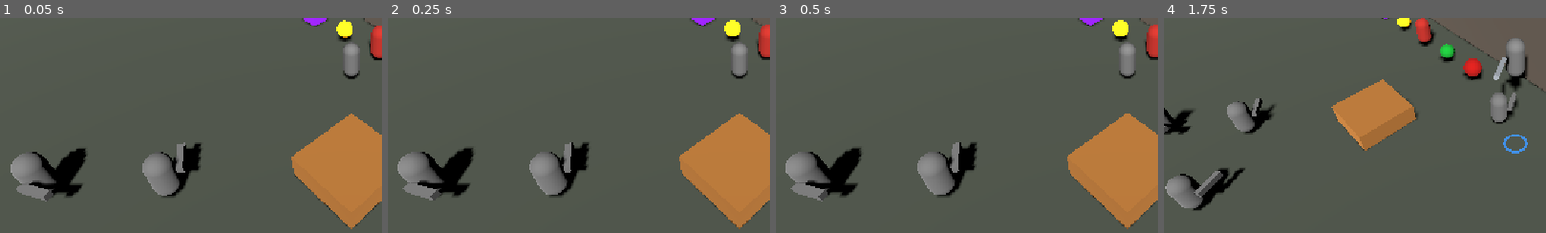
Above: before the commit, frames 1-4 (left to right).
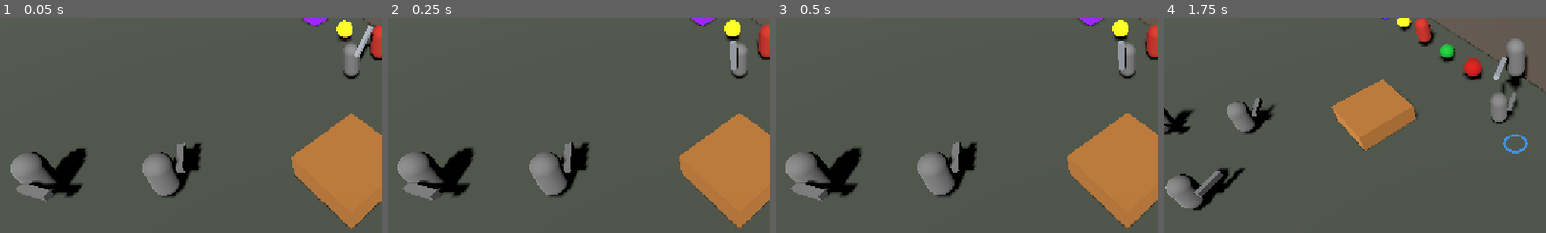
Above: after the commit, the same moments.

Repository: M1GUEs2000/Egoist-V2-Godot
Game: Godot game, scene res://world/test_scene.tscn
Same seed, same stepped clock (60 frames per second), same inputs: the game is played once before the commit and once after it.
Inputs (mouse positions are % of the whole screen's width and height, from its top left):
- Up to frame 1 (0.05 s): no input
- Up to frame 2 (0.25 s): no input
- Up to frame 3 (0.5 s): no input
- Up to frame 4 (1.75 s): move the mouse to (72, 45) at 0.52 s; press the mouse at (72, 45) at 0.53 s; hold D (move_right) 0.53-1.28 s; tap Space (jump) at 0.77, 1.52 s; right-click (72, 45) at 0.8 s; move the mouse to (30, 55) at 1.27 s; release the mouse at (30, 55) at 1.28 s; hold S (move_down) from 1.28 s (still down); right-click (30, 55) at 1.35 s; click (30, 55) at 1.55 s
The pictures show only the part of the screen within x 4-54%, y 37-87%; the shares and areas given below are measured in that part.

The runs differ from the first frame. In frame 1, 0.3% of the frame differs, in the area x 92-98%, y 3-20%; in frame 2, 0.3%; in frame 3, 0.3%; in frame 4, nothing differs.

Commit message:
fix(combat): rutinas cancelables y niveles de carga deterministas del Mazo
Seis bugs de los commits de hoy (b3bd17a..6e15d5d), encontrados revisando
con /godot-best-practices. Ninguno cambia el diseno: hacen que el codigo
cumpla lo que la boveda ya describia.

- InputBuffer.held_duration() medía hasta el flush del buffer, no hasta el
  release. Soltar un cargado mid-swing sumaba hasta buffer_time (0.15s) al
  tiempo sostenido y podia regalar un nivel de carga. Ahora la duracion se
  fija al disparar el hold (_held_at_fire).
- Las rutinas cargadas del Mazo usaban ids propios que ni cancel_routines()
  ni run_combo_chain invalidaban: un tap X durante las vueltas corria el
  combo terrestre ENCIMA de ellas, ambos pisando el hitbox y el Pivot.
  Unificado bajo _routine_id (begin_routine / is_routine_current).
- Cancelar una rutina cargada dejaba el hitbox con damage 0.0 o el stun
  congelante puestos para siempre. Nuevo WeaponBase.reset_hit_profile(),
  llamado al ENTRAR a cada ataque (quien cancela ya es dueno del hitbox).
- La ventana de sweet spot del launcher no tenia id-guard: hold Y + tap X
  disparaba el launcher medio segundo despues, en medio del combo.
- _play_spin() tweeneaba con swing_time ignorando charged_spin_time, que el
  propio MaceTuning documenta como independiente. El tween nunca completaba.
- _push_target() llamaba has_method() sobre enemigos ya liberados.

Ademas: PlayerCombat dejaba al jugador sin arma visible hasta el primer
ataque (_active_weapon arranca en null y _refresh_weapon_visibility lo
exigia). Cae a slot_x.

NO se corrio la verificacion headless que exige METODOLOGIA.md: no hay
Godot en esta maquina. Falta --import, --quit-after 2 y smoke_test.

Co-Authored-By: Claude Opus 4.8 <noreply@anthropic.com>

Diff:
--- a/combat/input_buffer.gd
+++ b/combat/input_buffer.gd
@@ -19,10 +19,20 @@
 var _charge_then_release := false
 var _tap_action := Callable()
 var _hold_action := Callable()
+## Cuánto se sostuvo el press, medido en el instante en que se disparó el hold
+## (-1 = todavía apretado, sigue contando). Es una duración, nada que ver con el
+## "congelado" del Mazo (eso es un StunSettings, ver MaceTuning.charged_freeze_stun).
+var _held_at_fire := -1.0
 
-## Segundos crudos desde el press (sin saturar en hold_threshold). Lo usa el arma
-## para resolver niveles de carga más allá del primer umbral (ver Mazo).
+## Segundos crudos que se mantuvo el press (sin saturar en hold_threshold). Lo usa el
+## arma para resolver niveles de carga más allá del primer umbral (ver Mazo).
+## Deja de contar al disparar el hold: si ese hold quedó bufferizado (soltar mid-swing,
+## regla 2), el arma lee lo que el jugador SOSTUVO de verdad y no los hasta buffer_time
+## extra que el buffer tardó en soltarlo — si no, soltar al ras de un umbral de carga
+## regalaba un nivel según qué tan ocupado estuviera el player.
 func held_duration() -> float:
+	if _held_at_fire >= 0.0:
+		return _held_at_fire
 	return World.now() - _press_time
 
 ## 0→1 mientras carga, se queda en 1 tras disparar hold, vuelve a 0 al soltar.
@@ -36,6 +46,7 @@
 ## Llamar en el pressed de la acción de input.
 func press(tap_action: Callable, hold_action: Callable) -> void:
 	_press_time = World.now()
+	_held_at_fire = -1.0
 	_hold_fired = false
 	_execute_on_release = false
 	_charge_then_release = false
@@ -47,6 +58,7 @@
 ## Nada al press; al soltar decide tap o hold según cuánto se mantuvo.
 func press_on_release(tap_action: Callable, hold_action: Callable) -> void:
 	_press_time = World.now()
+	_held_at_fire = -1.0
 	_hold_fired = false
 	_execute_on_release = true
 	_charge_then_release = false
@@ -57,6 +69,7 @@
 ## al soltar dispara el hold (cargado). El tap ya ocurrió, no se repite.
 func press_then_charge(tap_action: Callable, hold_action: Callable) -> void:
 	_press_time = World.now()
+	_held_at_fire = -1.0
 	_hold_fired = false
 	_execute_on_release = false
 	_charge_then_release = true
@@ -66,10 +79,12 @@
 
 ## Llamar en el released de la acción de input.
 func release() -> void:
+	var held := World.now() - _press_time
 	if _execute_on_release:
-		var charged := World.now() - _press_time >= hold_threshold
-		_try_execute(_hold_action if charged else _tap_action)
-	elif _charge_then_release and World.now() - _press_time >= hold_threshold:
+		_held_at_fire = held
+		_try_execute(_hold_action if held >= hold_threshold else _tap_action)
+	elif _charge_then_release and held >= hold_threshold:
+		_held_at_fire = held
 		_try_execute(_hold_action)  # tap ya salió en press; al soltar tras cargar, el cargado
 
 	_hold_action = Callable()
@@ -91,6 +106,7 @@
 	if not _execute_on_release and not _charge_then_release and not _hold_fired \
 			and _hold_action.is_valid() and World.now() - _press_time >= hold_threshold:
 		_hold_fired = true
+		_held_at_fire = World.now() - _press_time
 		_buffered = Callable()  # cancela el tap bufferizado si no ejecutó aún
 		_try_execute(_hold_action)
 
--- a/combat/weapons/mace/mace.gd
+++ b/combat/weapons/mace/mace.gd
@@ -11,9 +11,10 @@
 const STEP_COUNT := 3
 const WAIT_BRANCH_EXTRA_STEPS := 2  # rama espera: 3 smashes en vez de 1 (steps 3-4-5)
 
-var _charge_hit_id := 0
-var _launcher_second_hit_open := false
-var _air_smash_id := 0
+## Rutina dueña de la ventana de sweet spot del launcher (0 = ninguna abierta). Es el
+## id de rutina, no un bool: así cualquier otro ataque la invalida al arrancar y el
+## launcher degradado no se dispara solo en medio del combo siguiente.
+var _launcher_window_id := 0
 
 @onready var _launcher_hitbox: Hitbox = $LauncherHitbox
 
@@ -54,6 +55,7 @@
 		return
 	if try_queue_combo(&"ground"):
 		return
+	reset_hit_profile()
 	run_combo_chain(&"ground", STEP_COUNT, tuning.swing_time, _t().combo_window,
 			2, _t().ground_wait_branch_threshold, _begin_ground_step, Callable(),
 			WAIT_BRANCH_EXTRA_STEPS)
@@ -79,7 +81,6 @@
 ## X cargado: `level` vueltas completas (bóveda: 1/2/3 cargas = 1/2/3 vueltas). En
 ## el aire cae con AOE en vez de girar (ver _aerial_charged_x).
 func _hold_x(level: int) -> void:
-	cancel_routines()
 	if _player.is_airborne():
 		_aerial_charged_x(level >= _t().max_charge_level)
 	else:
@@ -88,33 +89,36 @@
 ## El golpe final de la secuencia de vueltas es el que hace daño/knockback real. Si
 ## llegó al nivel máximo (sweet spot), las vueltas intermedias congelan en vez de
 ## empujar — bóveda: "los enemigos que pega quedan congelados hasta la última vuelta".
+## No restaura el hitbox al salir: si otra rutina la invalidó, ella ya es la dueña; el
+## perfil lo resetea la entrada del ataque siguiente (reset_hit_profile).
 func _run_charged_spins(level: int) -> void:
 	var t := _t()
-	_charge_hit_id += 1
-	var id := _charge_hit_id
+	var id := begin_routine()
+	reset_hit_profile()
 	var sweet_spot := level >= t.max_charge_level
 	_player.hold_airborne_for_attack()
 	for spin in range(1, level + 1):
-		_play_spin()
+		_play_spin(t.charged_spin_time)
 		var finisher := spin == level
 		_set_hitbox_stun(t.charged_freeze_stun if (sweet_spot and not finisher) else t.charged_final_stun)
 		_blade_hitbox.damage = t.charged_hit_damage if finisher else (0.0 if sweet_spot else 1.0)
 		begin_damage_window(t.charged_spin_time)
 		ComboTracker.register_hit()
 		await wait_seconds(t.charged_spin_time)
-		if id != _charge_hit_id:
+		if not is_routine_current(id):
 			return
-	_set_hitbox_stun(tuning.stun)
-	_blade_hitbox.damage = 1.0
+	reset_hit_profile()
 
 # ---- Personalidad Y: launcher omnidireccional + sweet spot de 2 golpes ----
 
 ## Un tap normal, salvo que haya un launcher terrestre esperando confirmación (ver
 ## _hold_y): ahí este tap ES el segundo golpe del sweet spot y dispara el launcher.
 func _tap_y() -> void:
-	if _launcher_second_hit_open:
+	if _launcher_window_is_open():
 		_confirm_launcher_second_hit()
 		return
+	begin_routine()
+	reset_hit_profile()
 	swing(_t().strike_angle)
 	_player.attack_step(tuning.swing_time)
 	_player.hold_airborne_for_attack()
@@ -127,94 +131,110 @@
 	if _player.is_airborne():
 		_aerial_hold_y(level >= _t().max_charge_level)
 		return
+	var id := begin_routine()
+	reset_hit_profile()
 	swing_up(_t().strike_angle)
 	begin_damage_window(tuning.swing_time)
 	ComboTracker.register_hit()
-	_open_launcher_second_hit_window()
+	_open_launcher_second_hit_window(id)
 
 ## Sweet spot (bóveda: "hace dos golpes para subirlos al aire"): un segundo tap Y
 ## dentro de esta ventana confirma y lanza ya; si expira sin confirmar, lanza igual
 ## con un solo golpe (degradado, mismo criterio que usan los cargados sin meter).
-func _open_launcher_second_hit_window() -> void:
-	_launcher_second_hit_open = true
+## Si otro ataque arrancó mientras tanto, la ventana muere con su rutina: nada de
+## lanzar al jugador medio segundo después, en medio del combo que la interrumpió.
+func _open_launcher_second_hit_window(id: int) -> void:
+	_launcher_window_id = id
 	await wait_seconds(_t().launcher_second_hit_window)
-	if not _launcher_second_hit_open:
-		return  # ya lo confirmó un segundo tap
-	_launcher_second_hit_open = false
+	if _launcher_window_id != id or not is_routine_current(id):
+		return  # ya lo confirmó un segundo tap, u otro ataque invalidó la rutina
+	_launcher_window_id = 0
+	_run_launcher()
+
+func _launcher_window_is_open() -> bool:
+	return _launcher_window_id != 0 and is_routine_current(_launcher_window_id)
+
+func _confirm_launcher_second_hit() -> void:
+	_launcher_window_id = 0
+	swing_up(_t().strike_angle)
+	begin_damage_window(tuning.swing_time)
+	ComboTracker.register_hit()
+	_run_launcher()
+
+func _run_launcher() -> void:
 	run_launcher_window(_launcher_hitbox, _t().launcher_height, _t().launcher_hang_time,
 			_t().launcher_hitbox_duration)
 
-func _confirm_launcher_second_hit() -> void:
-	_launcher_second_hit_open = false
-	swing_up(_t().strike_angle)
-	begin_damage_window(tuning.swing_time)
-	ComboTracker.register_hit()
-	run_launcher_window(_launcher_hitbox, _t().launcher_height, _t().launcher_hang_time,
-			_t().launcher_hitbox_duration)
-
 # ---- Aéreo (moves puntuales, no son combo encadenado: ver Combate/Mazo) ----
 
 ## X sin carga: golpe con empuje hacia adelante.
 func _aerial_tap_x() -> void:
+	var id := begin_routine()
+	reset_hit_profile()
 	swing(_t().combo_swing_angle)
 	_player.notify_aerial_attack(tuning.swing_time)
 	begin_damage_window(tuning.swing_time)
 	ComboTracker.register_hit()
 	await wait_seconds(tuning.swing_time)
-	for hurtbox in _window_hits:
-		_push_target(hurtbox, tuning.air_push)
+	if not is_routine_current(id):
+		return  # otro ataque ya repobló _window_hits: sus golpeados no son nuestros
+	_push_window_hits()
 
 ## X cargado: caída forzada con AOE ("ground pound"); sweet spot con vuelta final
 ## que congela y mantiene al jugador (y a los golpeados) en el aire.
 func _aerial_charged_x(sweet_spot: bool) -> void:
 	var t := _t()
-	_air_smash_id += 1
-	var id := _air_smash_id
+	var id := begin_routine()
+	reset_hit_profile()
 	_player.notify_aerial_attack(tuning.swing_time)
 	_player.vertical_velocity = -absf(t.air_smash_fall_speed)
-	_set_hitbox_stun(tuning.stun)
-	_blade_hitbox.damage = t.charged_hit_damage
-	if _air_disc_hitbox != null:
-		_air_disc_hitbox.damage = t.charged_hit_damage
+	_set_hitbox_damage(t.charged_hit_damage)
 	begin_damage_window(tuning.swing_time)
 	ComboTracker.register_hit()
 	await wait_seconds(tuning.swing_time)
-	if id != _air_smash_id:
+	if not is_routine_current(id):
 		return
 	if sweet_spot:
-		_play_spin()
+		_play_spin(t.charged_spin_time)
 		_set_hitbox_stun(t.air_freeze_stun)
 		begin_damage_window(t.charged_spin_time)
 		ComboTracker.register_hit()
 		_player.notify_aerial_attack(t.air_freeze_extra_hang_time)
 		await wait_seconds(t.charged_spin_time)
-		if id != _air_smash_id:
+		if not is_routine_current(id):
 			return
-		_set_hitbox_stun(tuning.stun)
-	_blade_hitbox.damage = 1.0
-	if _air_disc_hitbox != null:
-		_air_disc_hitbox.damage = 1.0
+	reset_hit_profile()
 
 ## Y cargado aéreo: vueltas que empujan a los lados; sweet spot congela y da más
 ## tiempo airborne (bóveda: "a ti también te da más tiempo airborne").
 func _aerial_hold_y(sweet_spot: bool) -> void:
 	var t := _t()
+	var id := begin_routine()
+	reset_hit_profile()
 	_player.notify_aerial_attack(t.charged_spin_time)
-	_play_spin()
+	_play_spin(t.charged_spin_time)
 	_set_hitbox_stun(t.air_freeze_stun if sweet_spot else tuning.stun)
 	begin_damage_window(t.charged_spin_time)
 	ComboTracker.register_hit()
 	await wait_seconds(t.charged_spin_time)
+	if not is_routine_current(id):
+		return
 	if sweet_spot:
 		_player.notify_aerial_attack(t.air_freeze_extra_hang_time)
 	else:
-		for hurtbox in _window_hits:
+		_push_window_hits()
+	reset_hit_profile()
+
+## Empuja a los golpeados de la ventana recién cerrada. Copia la lista (el push puede
+## disparar reacciones que abran otra ventana) y saltea lo que ya murió y se liberó.
+func _push_window_hits() -> void:
+	for hurtbox in _window_hits.duplicate():
+		if is_instance_valid(hurtbox):
 			_push_target(hurtbox, tuning.air_push)
-	_set_hitbox_stun(tuning.stun)
 
 func _push_target(hurtbox: Hurtbox, settings: PushSettings) -> void:
 	var target: Node = hurtbox.owner_node
-	if target.has_method("push"):
+	if is_instance_valid(target) and target.has_method("push"):
 		target.call("push", _player.forward(), settings)
 
 ## Sincroniza el stun de la hoja y el disco aéreo (ambos activos en el aire): así un
@@ -224,6 +244,11 @@
 	if _air_disc_hitbox != null:
 		_air_disc_hitbox.stun = s
 
+func _set_hitbox_damage(damage: float) -> void:
+	_blade_hitbox.damage = damage
+	if _air_disc_hitbox != null:
+		_air_disc_hitbox.damage = damage
+
 func _t() -> MaceTuning:
 	return tuning as MaceTuning
 
--- a/combat/weapons/weapon_base.gd
+++ b/combat/weapons/weapon_base.gd
@@ -107,10 +107,9 @@
 func run_combo_chain(kind: StringName, steps: int, step_time: float, chain_window: float,
 		branch_step: int, branch_threshold: float,
 		begin_step: Callable, finish := Callable(), wait_branch_extra_steps := 0) -> void:
+	var id := begin_routine()
 	_combo_playing = true
 	_combo_kind = kind
-	_routine_id += 1
-	var id := _routine_id
 	var wait_branch := false
 	var total_steps := steps
 
@@ -313,10 +312,14 @@
 	_swing_tween.tween_property(_pivot, "quaternion", to, tuning.swing_time)
 	_swing_tween.tween_callback(_reset_pivot)
 
-func _play_spin() -> void:
+## Vuelta completa. `duration` < 0 → dura lo que un swing normal; las vueltas del X
+## cargado del Mazo pasan su propio charged_spin_time (si no, el tween queda a medio
+## girar cuando arranca la vuelta siguiente).
+func _play_spin(duration := -1.0) -> void:
 	_kill_swing_tween()
+	var spin_time := duration if duration > 0.0 else tuning.swing_time
 	_swing_tween = create_tween()
-	_swing_tween.tween_method(_set_spin_angle, 0.0, TAU, tuning.swing_time)
+	_swing_tween.tween_method(_set_spin_angle, 0.0, TAU, spin_time)
 	_swing_tween.tween_callback(_reset_pivot)
 
 func _set_spin_angle(angle: float) -> void:
@@ -331,12 +334,34 @@
 
 # ---- Helpers ----
 
-## Invalida las rutinas en curso (combos): cada una chequea su id tras cada await.
-func cancel_routines() -> void:
+## Arranca una rutina cancelable: invalida cualquier otra en curso (combo, vueltas
+## cargadas, ventanas de sweet spot) y devuelve el id con el que hay que chequear tras
+## cada await (`is_routine_current`). TODA entrada de ataque debe pasar por acá: si una
+## rutina vieja sobrevive, sigue pisando el hitbox y el Pivot de la que arrancó recién.
+func begin_routine() -> int:
 	_routine_id += 1
 	_combo_playing = false
 	_combo_window_open = false
 	_combo_kind = &""
+	return _routine_id
+
+## False si otra rutina arrancó mientras esta esperaba: hay que retornar sin tocar nada
+## (el hitbox y el Pivot ya son de la rutina nueva).
+func is_routine_current(id: int) -> bool:
+	return id == _routine_id
+
+## Invalida las rutinas en curso (combos): cada una chequea su id tras cada await.
+func cancel_routines() -> void:
+	begin_routine()
+
+## Devuelve hoja y disco aéreo a su perfil de daño/stun base. Toda entrada de ataque la
+## llama antes de customizarlo: así una rutina cancelada a mitad (que dejó damage 0.0 o
+## el stun congelante puesto, ver Mazo) no contamina el golpe siguiente.
+func reset_hit_profile() -> void:
+	for hitbox: Hitbox in [_blade_hitbox, _air_disc_hitbox]:
+		if hitbox != null:
+			hitbox.damage = 1.0
+			hitbox.stun = tuning.stun
 
 func wait_seconds(seconds: float) -> void:
 	await get_tree().create_timer(maxf(0.01, seconds)).timeout
--- a/player/player_combat.gd
+++ b/player/player_combat.gd
@@ -137,8 +137,11 @@
 	if weapon != null:
 		weapon.visible = true
 
+## Solo se ve el arma activa (la del último ataque). Al arrancar —o si la activa dejó
+## de estar equipada por un cambio de slot— cae a la del slot X: si no, el jugador
+## quedaría con las manos vacías hasta el primer ataque.
 func _refresh_weapon_visibility() -> void:
-	# En setup, hacer invisible todas excepto las equipadas; luego _set_active_weapon las muestra.
-	var equipped := _weapons()
+	if _active_weapon not in _weapons():
+		_active_weapon = slot_x
 	for weapon in available_weapons():
-		weapon.visible = weapon in equipped and weapon == _active_weapon
+		weapon.visible = weapon == _active_weapon
Not shown, changed: obsidian/Gameplay/Combate/Input Feel.md
